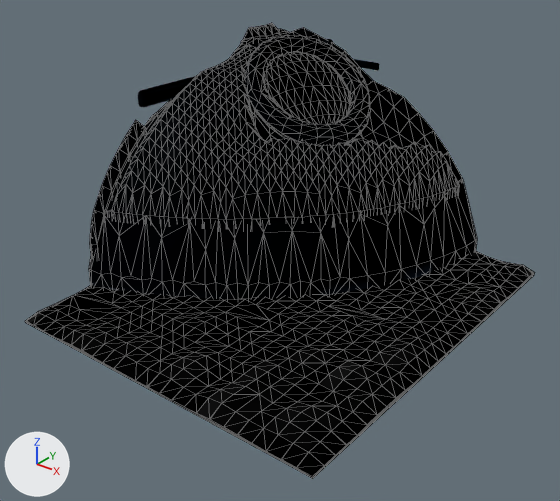
The glTF model assets/models/enemies/armour_dome_wreck_br.glb as it was, and as the next commit left it.
Before and after are seen from a 50 mm camera at (29.4, -38.4, 27.1) aimed at (0.3, -2.0, 4.6). Lighting does not change. The marker at lower left points along +X, +Y and +Z. The picture after the commit comes second. Mesh edges are drawn as thin lines on the coarser meshes. Vertices at exactly the same position are counted once.

In view in the first picture: 'armour_dome_wreck_br_band_end12', 'armour_dome_wreck_br_flanks', 'armour_dome_wreck_br_lens_r', 'armour_dome_wreck_br_lens_ring_r', 'armour_dome_wreck_br_plate_low', 'armour_dome_wreck_br_shell', 'armour_dome_wreck_br_tiles' and 3 more.
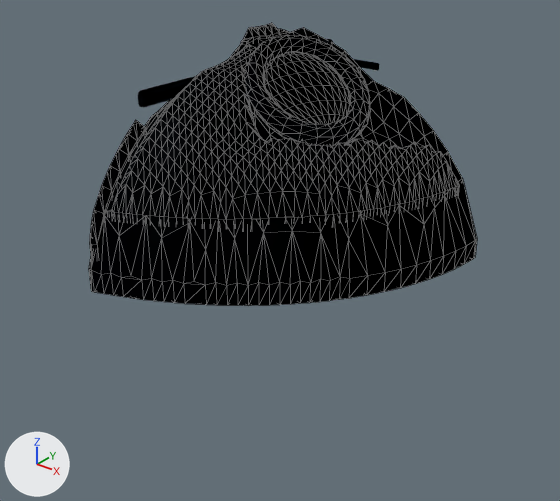
Changed parts and their boxes [x1, y1, x2, y2] in the pictures (560 x 501 px; the box of a moved part takes in the faces that stretch with it):
'armour_dome_wreck_br_tiles', deleted
    before: [25, 251, 535, 479]
    faces in mat_dw_floor1_1 (black #0a0a0a): [25, 251, 534, 479]
    faces in mat_dw_floor3_3 (black #252525): [26, 260, 524, 476]
    faces in mat_dw_floor5_5 (dark grey #404040): [63, 263, 529, 452]
    faces in mat_dw_floor7_7 (dark grey #575757): [172, 265, 535, 431]
    faces in mat_dw_floor9_9 (grey #717171): [329, 361, 361, 380]
'armour_dome_wreck_br_shell', reshaped
    before: [89, 28, 477, 300]
    after: [89, 28, 477, 306]
part 1 of me_shell_009, moved or reshaped
    before: [91, 28, 475, 299]
    after: [91, 28, 475, 306]

What the commit changed:
me_shell_009 is used by ob_armour_dome_wreck_br_shell; location (0.0, 0.0, 0.0).
me_shell_009 had 462 vertices, 920 faces and spanned x -12.0..7.2, y -8.4..14.0, z 0.0..15.8.
me_shell_009 now has 480 vertices, 956 faces and spans x -12.0..7.2, y -8.4..14.0, z 0.0..15.8.
Part 1, on me_shell_009:
204 faces are deleted.
7 vertices are added at x -12.0..-4.8, y -8.1..14.0, z 0.0..15.3.
6 new vertices lie (0.0, 0.0, -1.8) away from vertices in x -11.8..2.7, y -8.4..1.8, z 1.8.
5 new vertices lie (1.4, 0.0, 0.0) away from vertices in x -11.4..4.0, y -7.0..8.4, z 0.0.
90 new faces join them, mat_dw_64_100 (dark blue #162130).
66 new faces join them, mat_dw_61_97 (black #000a12).
41 new faces join them, mat_dw_62_98 (black #03121d).
31 new faces join them, mat_dw_63_99 (black #0a1925).
12 new faces join them, mat_dw_66_102 (dark blue #2c3840).
Object 'armour_dome_wreck_br_tiles' (ob_armour_dome_wreck_br_tiles) is deleted.
